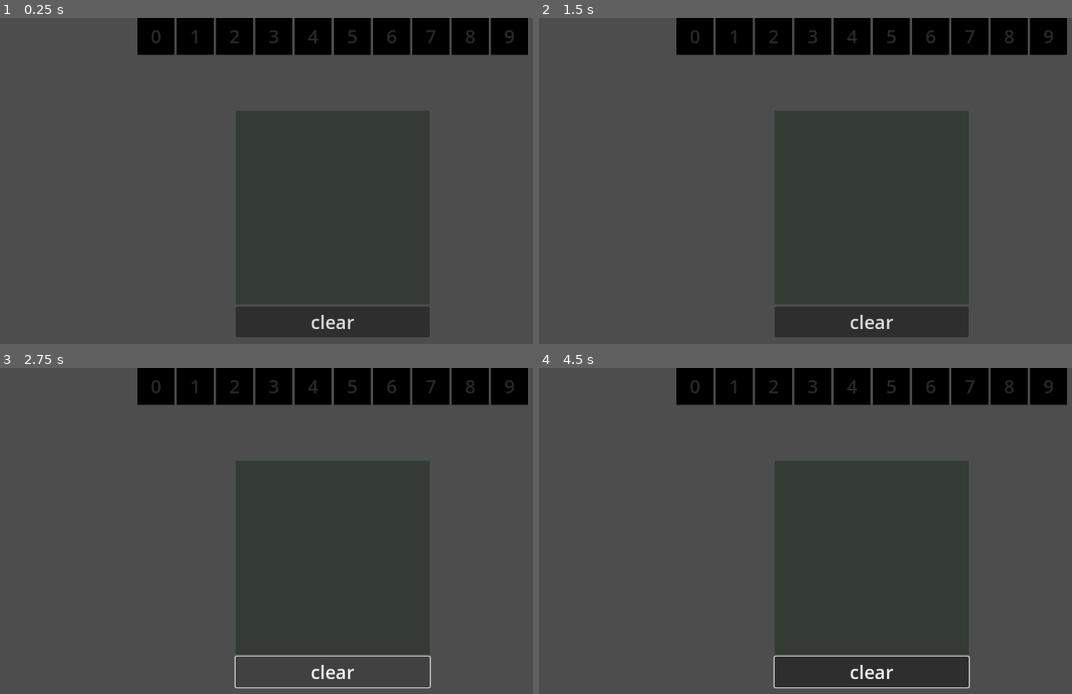
Above: before the commit, frames 1-4 (two rows, left to right).
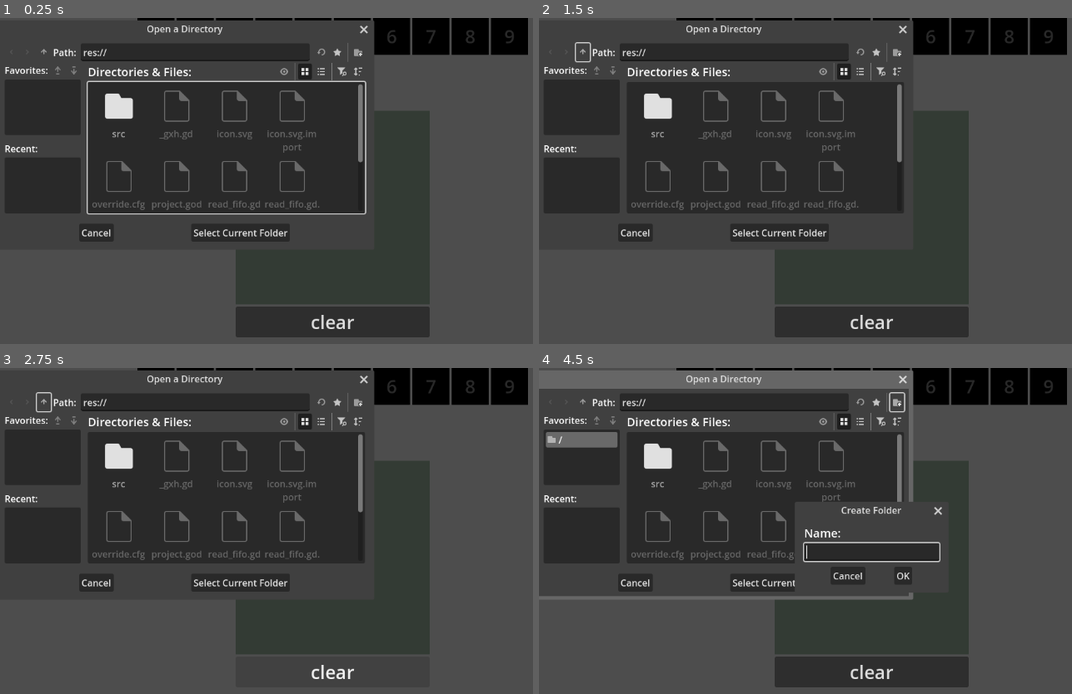
Above: after the commit, the same moments.

Repository: AI-MED-AGH/handwritten-digits-recognizer
Game: Godot game, scene res://src/main.tscn
Same seed, same stepped clock (60 frames per second), same inputs: the game is played once before the commit and once after it.
Inputs (mouse positions are in pixels of both pictures, inside the frame that each line leads up to):
- Up to frame 1 (0.25 s): no input
- Up to frame 2 (1.5 s): click (581, 53) at 0.52 s; click (581, 53) at 1.27 s
- Up to frame 3 (2.75 s): click "clear" at 2 s
- Up to frame 4 (4.5 s): click (858, 403) at 2.77 s; click (874, 403) at 3.52 s; click (896, 403) at 4.27 s

The runs differ from the first frame. In frame 1, 26% of the frame differs, in the area x 0-71%, y 0-69%; in frame 2, 25%; in frame 3, 26%; in frame 4, 28%, in the area x 0-81%, y 0-99%.

Commit message:
Storing settings

Diff:
--- a/godot_project/project.godot
+++ b/godot_project/project.godot
@@ -14,3 +14,7 @@
 run/main_scene="uid://q6c8bkmou1yy"
 config/features=PackedStringArray("4.5")
 config/icon="res://icon.svg"
+
+[autoload]
+
+Settings="*res://src/Settings.gd"
--- /dev/null
+++ b/godot_project/src/Settings.gd
@@ -0,0 +1,44 @@
+extends Node
+
+const _SETTINGS_FILEPATH = "user://settings.json"
+
+@export_group("Settings")
+var first_time_loaded: bool = true
+var model_folder_path: String
+var model_output_file_name = "model_output.pipe"
+var echo_to_input_program_name = "echo_to_input.py"
+
+
+func _init() -> void:
+	_load_settings()
+
+
+func _load_settings() -> void:
+	var file = FileAccess.open(_SETTINGS_FILEPATH, FileAccess.READ)
+
+	if file == null:
+		return
+
+	var json_text = file.get_as_text()
+	var json = JSON.parse_string(json_text)
+
+	for key in json.keys():
+		set(key, json[key])
+
+
+func save_settings() -> void:
+	var json = {}
+	json.first_time_loaded = first_time_loaded
+	json.model_folder_path = model_folder_path
+	json.model_output_file_name = model_output_file_name
+	json.echo_to_input_program_name = echo_to_input_program_name
+
+	var json_text = JSON.stringify(json)
+
+	var file = FileAccess.open(_SETTINGS_FILEPATH, FileAccess.WRITE)
+
+	if file == null:
+		print("Error when saving settings: ", FileAccess.get_open_error())
+		return
+
+	file.store_string(json_text)
--- a/godot_project/src/main.gd
+++ b/godot_project/src/main.gd
@@ -1,7 +1,7 @@
 extends Control
 
-var output_path = "/home/dom/Programming/python/handwritten_digits/model_output.pipe"
-var echo_to_input_program = "/home/dom/Programming/python/handwritten_digits/echo_to_input.py"
+const MODEL_OUTPUT_FILE = "model_output.pipe"
+const ECHO_TO_INPUT_FILE = "echo_to_input.py"
 
 var _waiting_for_pred: bool = false
 
@@ -14,6 +14,10 @@
 	clear_btn.pressed.connect(paint_area.clear_viewport)
 
 	paint_area.redrawed.connect(_check_model_pred)
+
+	$FileDialog.dir_selected.connect(_on_folder_selected)
+	if Settings.first_time_loaded:
+		$FileDialog.popup()
 
 
 func _check_model_pred(image: Image) -> void:
@@ -48,6 +52,8 @@
 func _push_model_input(model_input: PackedStringArray) -> void:
 	var model_input_str = ",".join(model_input)
 
+	var echo_to_input_program = Settings.model_folder_path.path_join(ECHO_TO_INPUT_FILE)
+
 	var output = []
 	OS.execute("python3", [echo_to_input_program, model_input_str], output)
 
@@ -56,6 +62,8 @@
 
 
 func _await_model_prediction() -> PackedInt32Array:
+	var output_path = Settings.model_folder_path.path_join(MODEL_OUTPUT_FILE)
+
 	var output = OS.execute_with_pipe("cat", [output_path])
 	print(output)
 
@@ -87,3 +95,9 @@
 
 	print("Preds: ", predictions)
 	return predictions
+
+
+func _on_folder_selected(folder_path: String) -> void:
+	Settings.model_folder_path = folder_path
+	Settings.first_time_loaded = false
+	Settings.save_settings()
--- a/godot_project/src/main.tscn
+++ b/godot_project/src/main.tscn
@@ -91,3 +91,8 @@
 layout_mode = 2
 theme_override_font_sizes/font_size = 32
 text = "clear"
+
+[node name="FileDialog" type="FileDialog" parent="."]
+title = "Open a Directory"
+file_mode = 2
+use_native_dialog = true
Not shown, added: godot_project/src/Settings.gd.uid
Not shown, changed: model_input.pipe
Not shown, changed: predict.py
